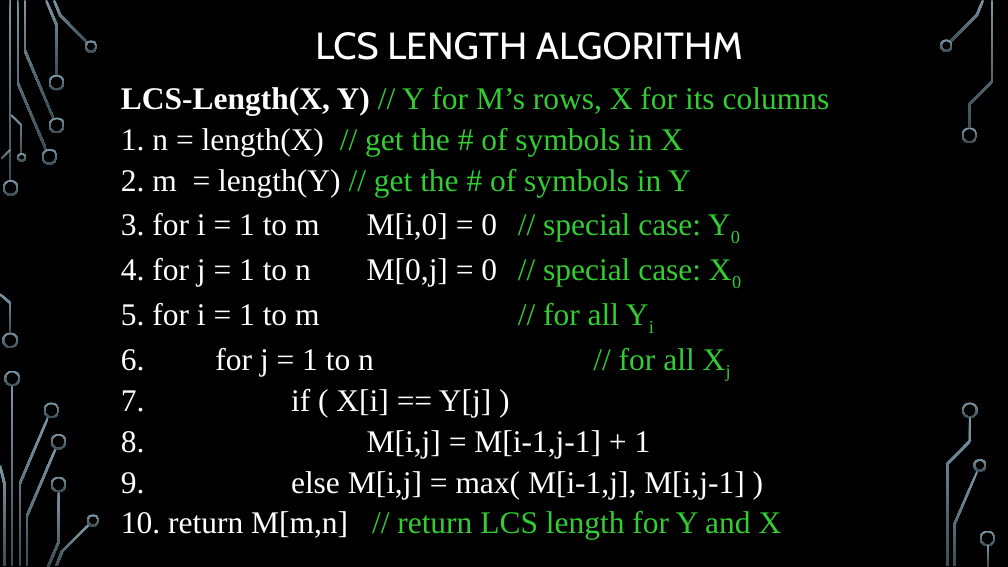
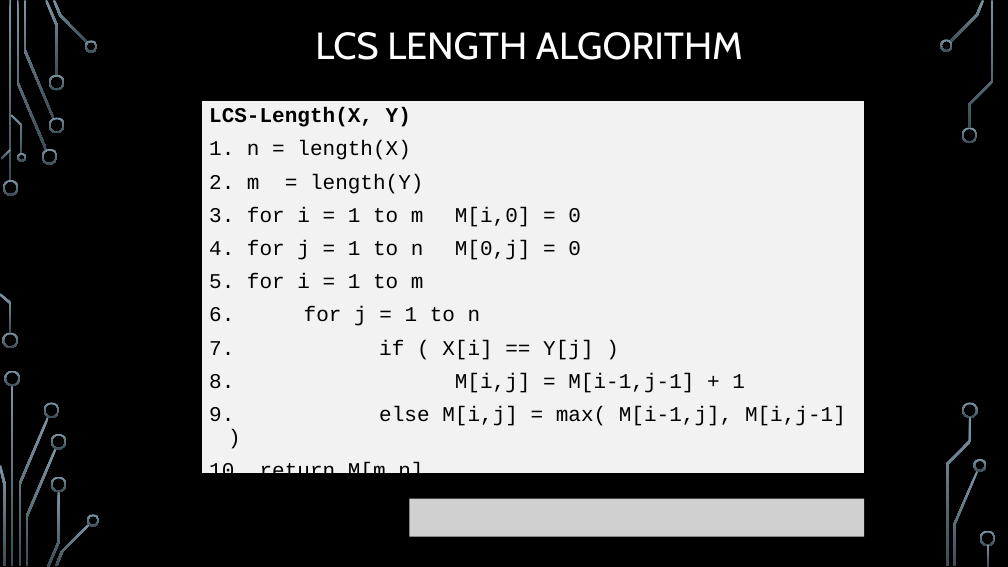
Before and after one commit to markfloryan/dsa2, a slide deck: slide 41 of slides/05-5-Sequences.pptx (slide 37 before the commit). Drawn at 1008x567 pixels with LibreOffice and Linux fonts; fonts in the diff are those of the drawing; grey boxes stand for pictures; background and template pictures are left out. Boxes give left, top, right and bottom in pixels: in the first picture for what was removed or moved away, otherwise in the second. Text is boxed around its words. In the diff, an @@ line names an element or a change of style, - is before the commit and + after.

Commit message:
slide fixes

```diff
--- a/slides/05-5-Sequences.pptx
+++ b/slides/05-5-Sequences.pptx
@@ text "LCS-Length(X, Y)": place and size @@
-text "LCS-Length(X, Y)" at <box>121,87,830,540</box>
+text "LCS-Length(X, Y)" at <box>202,101,864,473</box>
@@ text "LCS-Length(X, Y)" at <box>202,101,864,473</box>: fill none to #F2F2F2; outline none to #000000 0.75 pt @@
@@ text at <box>209,107,581,326</box>: text changed; size 30 to 20 pt; font Times New Roman to Courier New; text colour #33CC33 to #000000 @@
-LCS-Length(X, Y) // Y for M’s rows, X for its columns
-1. n = length(X) // get the # of symbols in X
-2. m = length(Y) // get the # of symbols in Y
-3. for i = 1 to m M[i,0] = 0 // special case: Y0
-4. for j = 1 to n M[0,j] = 0 // special case: X0
-5. for i = 1 to m // for all Yi
-6. for j = 1 to n // for all Xj
+LCS-Length(X, Y)
+1. n = length(X)
+2. m = length(Y)
+3. for i = 1 to m M[i,0] = 0
+4. for j = 1 to n M[0,j] = 0
+5. for i = 1 to m
+6. for j = 1 to n
@@ text at <box>209,340,846,426</box>: size 30 to 20 pt, font Times New Roman to Courier New, text colour #FFFFFF to #000000 in "7. if ( X[i] == Y[j] )", "8. M[i,j] = M[i-1,j-1] + 1", "9. else M[i,j] = max( M[i-1,j], M[i,j-1] ..."; line spacing 0.8 to 0.9 @@
@@ text at <box>209,462,424,473</box>: text changed; size 30 to 20 pt; font Times New Roman to Courier New; text colour #33CC33 to #000000 @@
-10. return M[m,n] // return LCS length for Y and X
+10. return M[m,n]
@@ picture added at <box>409,499,864,537</box> @@
```
Also in this commit, not shown: 8 other slides changed, 7 slides added, 22 slides removed, 4 other files.
